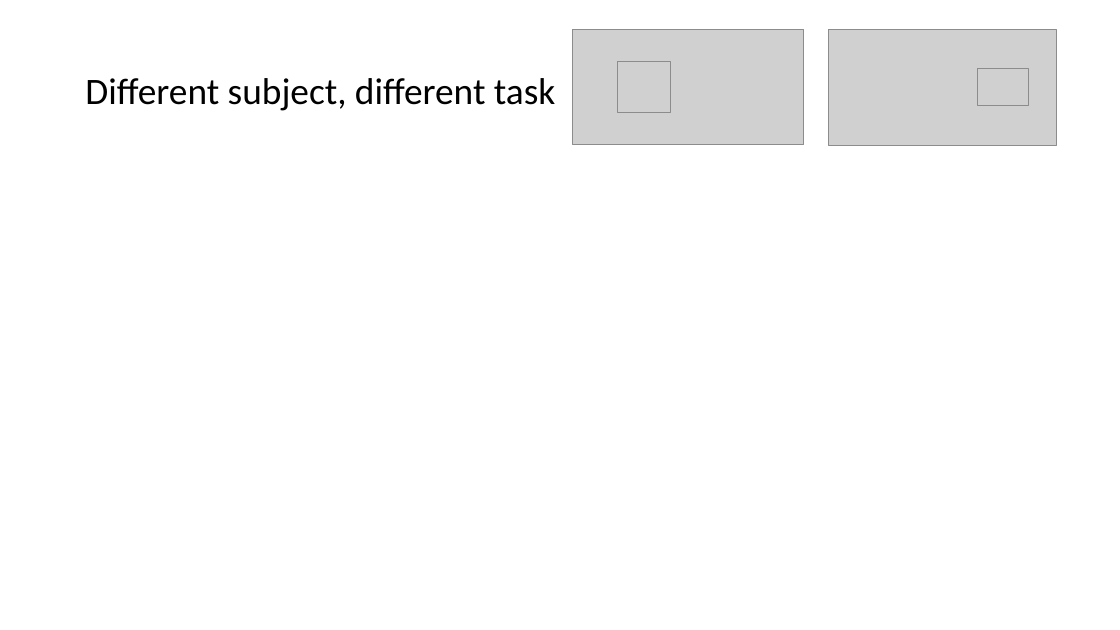
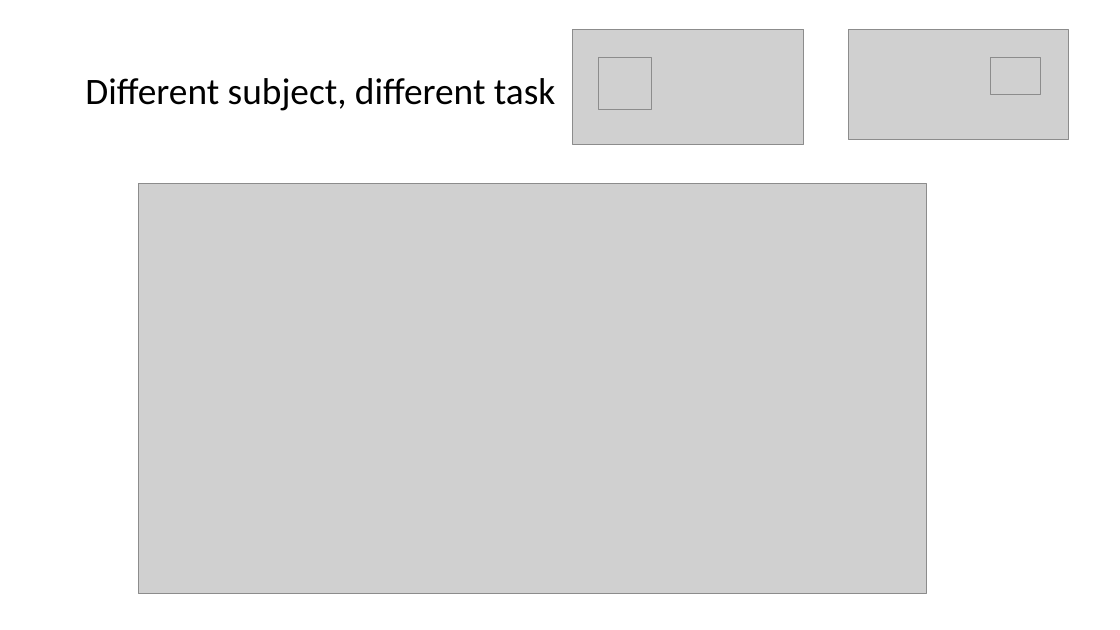
Before and after one commit to GrattonLab/MSC_Alexis, a slide deck: slide 11 of analysis/output/mL/presentation/updated_mL.pptx (slide 10 before the commit). Drawn at 1120x630 pixels with LibreOffice and Linux fonts; fonts in the diff are those of the drawing; grey boxes stand for pictures. Boxes give left, top, right and bottom in pixels: in the first picture for what was removed or moved away, otherwise in the second. Text is boxed around its words. In the diff, an @@ line names an element or a change of style, - is before the commit and + after.

```diff
--- a/analysis/output/mL/presentation/updated_mL.pptx
+++ b/analysis/output/mL/presentation/updated_mL.pptx
@@ picture: place and size @@
-picture at (829,29,1057,145)
+picture at (849,29,1069,139)
@@ picture: place and size @@
-picture at (618,61,670,113)
+picture at (598,58,651,109)
@@ picture: place and size @@
-picture at (978,69,1028,105)
+picture at (991,58,1041,94)
@@ picture added at (138,184,927,594) @@
```
Also in this commit, not shown: 3 other slides changed, 1 slide added, 7 other files.
